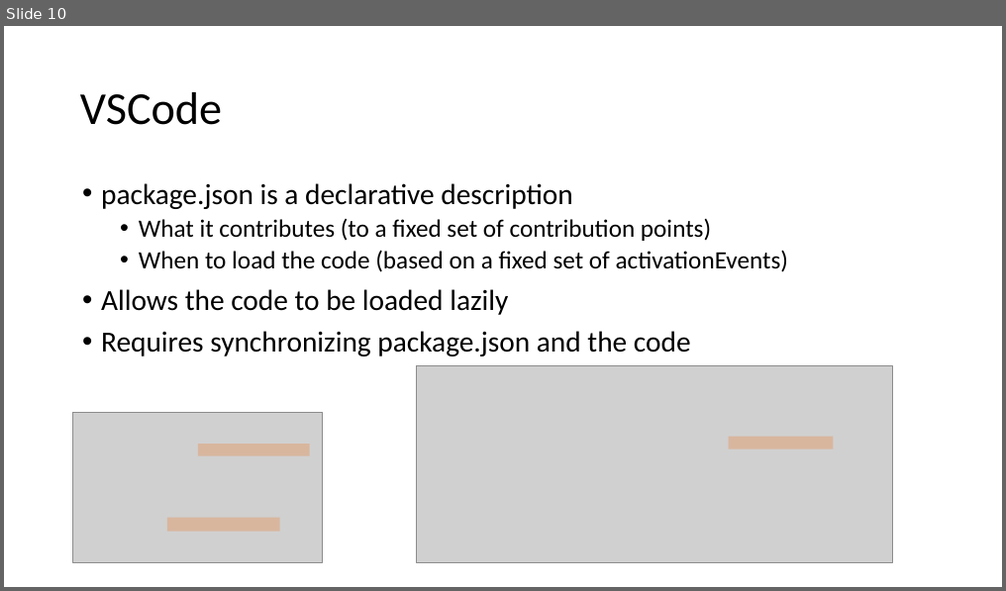
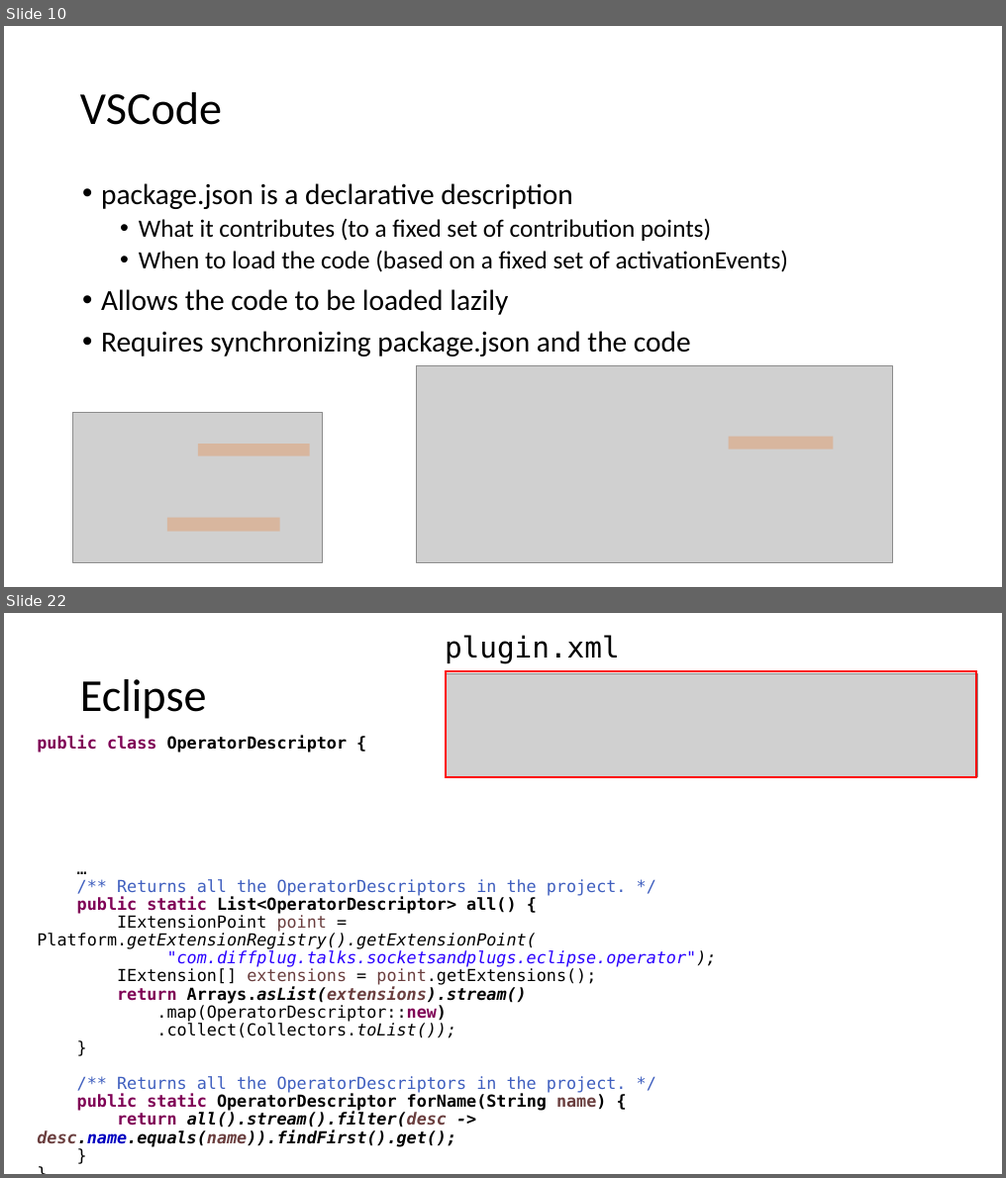
Before and after one commit to diffplug/sockets-and-plugs, a slide deck: Socket and Plugs.pptx. Shown one above the other, each under a label of ours: slide 10 before the commit, slides 10 and 22 after it; the slides between them are not shown. The pictures are 1006x591 and 1006x1178 pixels, drawn with LibreOffice and Linux fonts; fonts in the diff are those of the drawing; grey boxes stand for pictures. Boxes give left, top, right and bottom in pixels: in the first picture for what was removed or moved away, otherwise in the second. Text is boxed around its words. In the diff, an @@ line names an element or a change of style, - is before the commit and + after.

Commit message:
Eclipse example.

```diff
--- a/Socket and Plugs.pptx
+++ b/Socket and Plugs.pptx
@@ slide 22 added at <box>4,613,1002,1174</box>, background #FFFFFF @@
@@ text added at <box>445,635,620,663</box>, 28 pt, text #000000 @@
+plugin.xml
@@ title added at <box>80,679,207,719</box>, 44 pt, text #000000 @@
+Eclipse
@@ rectangle added at <box>446,672,976,777</box>, outline #FF0000 2.25 pt @@
@@ picture added at <box>447,674,977,777</box> @@
@@ text added at <box>37,736,717,1148</box>, 16 pt, text #000000 @@
+public class OperatorDescriptor {
+…
+/** Returns all the OperatorDescriptors in the project. */
+public static List<OperatorDescriptor> all() {
+IExtensionPoint point = Platform.getExtensionRegistry().getExtensionPoint(
+"com.diffplug.talks.socketsandplugs.eclipse.operator");
+IExtension[] extensions = point.getExtensions();
+return Arrays.asList(extensions).stream()
+.map(OperatorDescriptor::new)
+.collect(Collectors.toList());
+}
+/** Returns all the OperatorDescriptors in the project. */
+public static OperatorDescriptor forName(String name) {
+return all().stream().filter(desc -> desc.name.equals(name)).findFirst().get();
+}
+}
```
Also in this commit, not shown: 1 slide changed, 18 other slides added, 4 slides removed, 19 other files.
